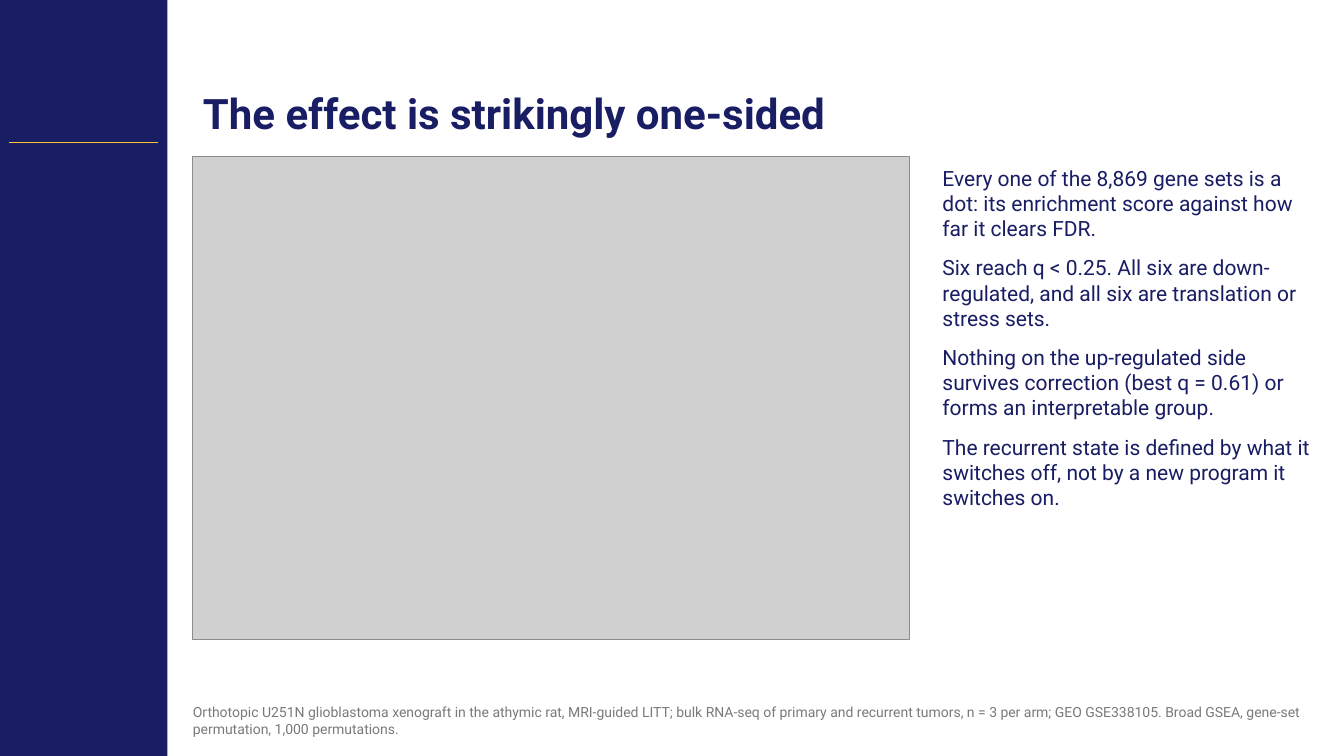
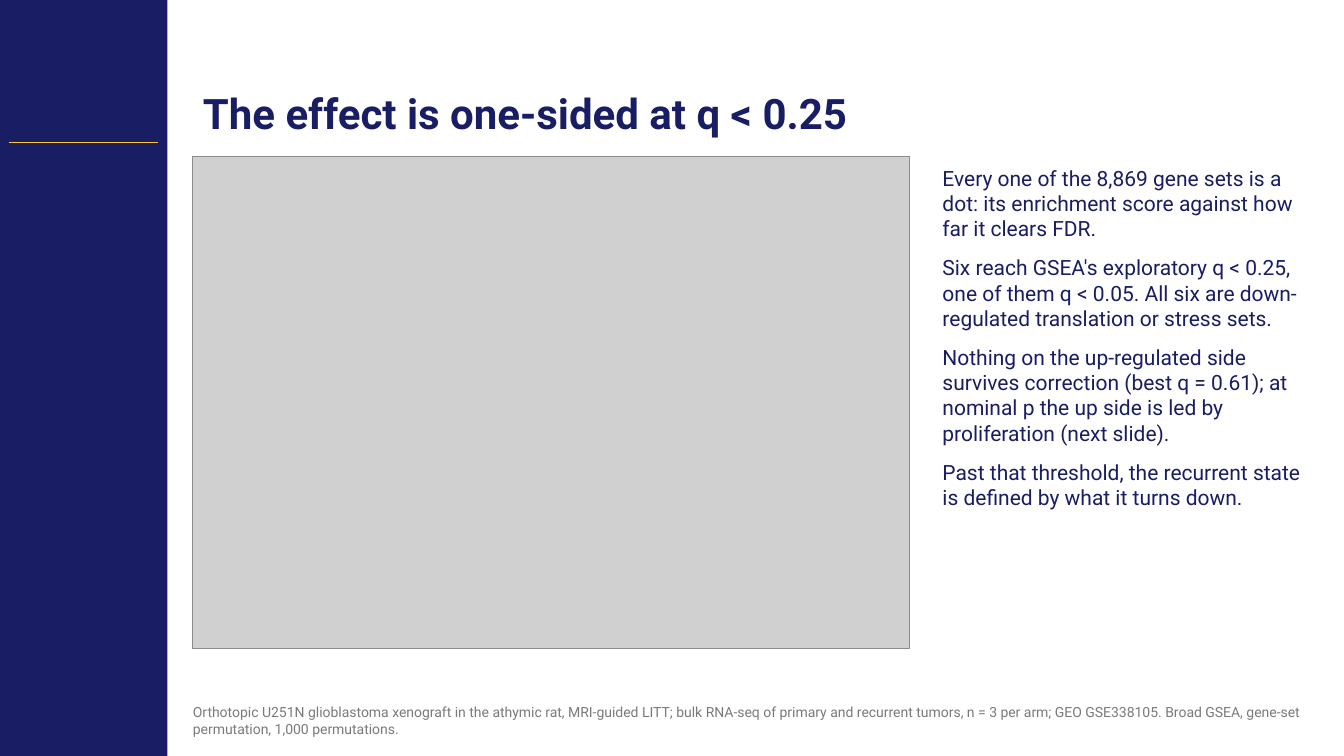
Before and after one commit to Gregory-Schwing-MD-PhD/u251-xenograft-rat-RNASeq-study, a slide deck: slide 13 of SLIDES/CNS2026_Schwing_Abstract418_CNStemplate.pptx (slide 10 before the commit). Drawn at 1344x756 pixels with LibreOffice and Linux fonts; fonts in the diff are those of the drawing; grey boxes stand for pictures; background and template pictures are left out. Boxes give left, top, right and bottom in pixels: in the first picture for what was removed or moved away, otherwise in the second. Text is boxed around its words. In the diff, an @@ line names an element or a change of style, - is before the commit and + after.

```diff
--- a/SLIDES/CNS2026_Schwing_Abstract418_CNStemplate.pptx
+++ b/SLIDES/CNS2026_Schwing_Abstract418_CNStemplate.pptx
@@ title at (203, 97, 847, 138): text changed @@
-The effect is strikingly one-sided
+The effect is one-sided at q < 0.25
@@ picture: place and size @@
-picture at (193, 156, 909, 639)
+picture at (193, 156, 909, 648)
@@ text at (942, 259, 1300, 510): text changed @@
-Six reach q < 0.25. All six are down-regulated, and all six are translation or stress sets.
-Nothing on the up-regulated side survives correction (best q = 0.61) or forms an interpretable group.
-The recurrent state is defined by what it switches off, not by a new program it switches on.
+Six reach GSEA's exploratory q < 0.25, one of them q < 0.05. All six are down-regulated translation or stress sets.
+Nothing on the up-regulated side survives correction (best q = 0.61); at nominal p the up side is led by proliferation (next slide).
+Past that threshold, the recurrent state is defined by what it turns down.
```
Also in this commit, not shown: 16 other slides changed, 7 slides added, 1 slide removed, 51 other files.
